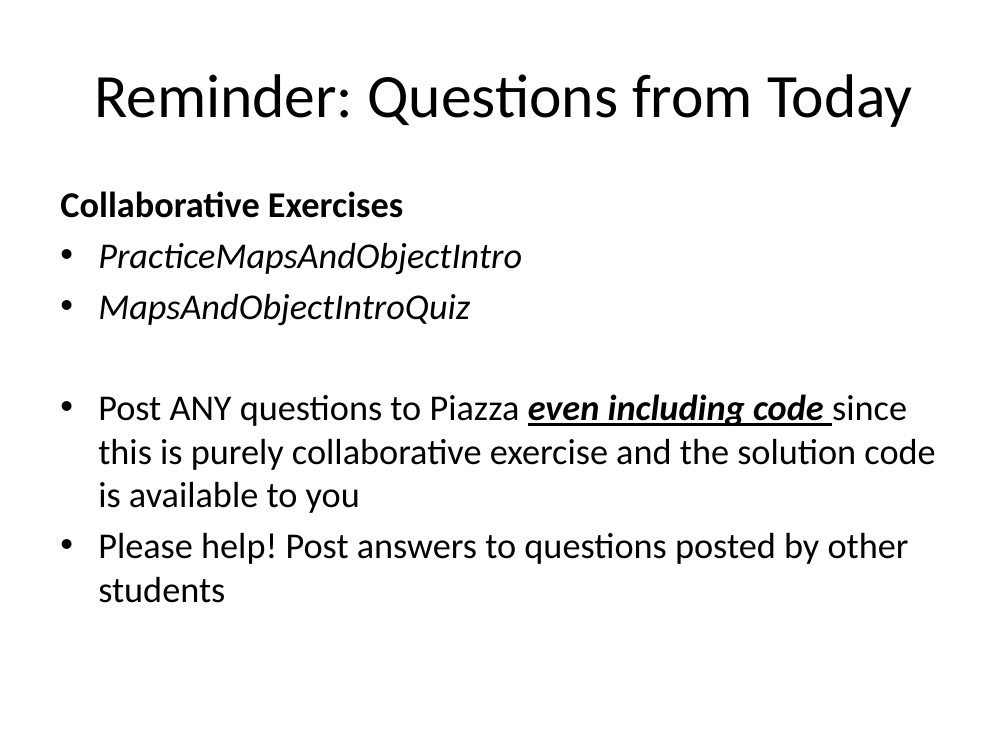
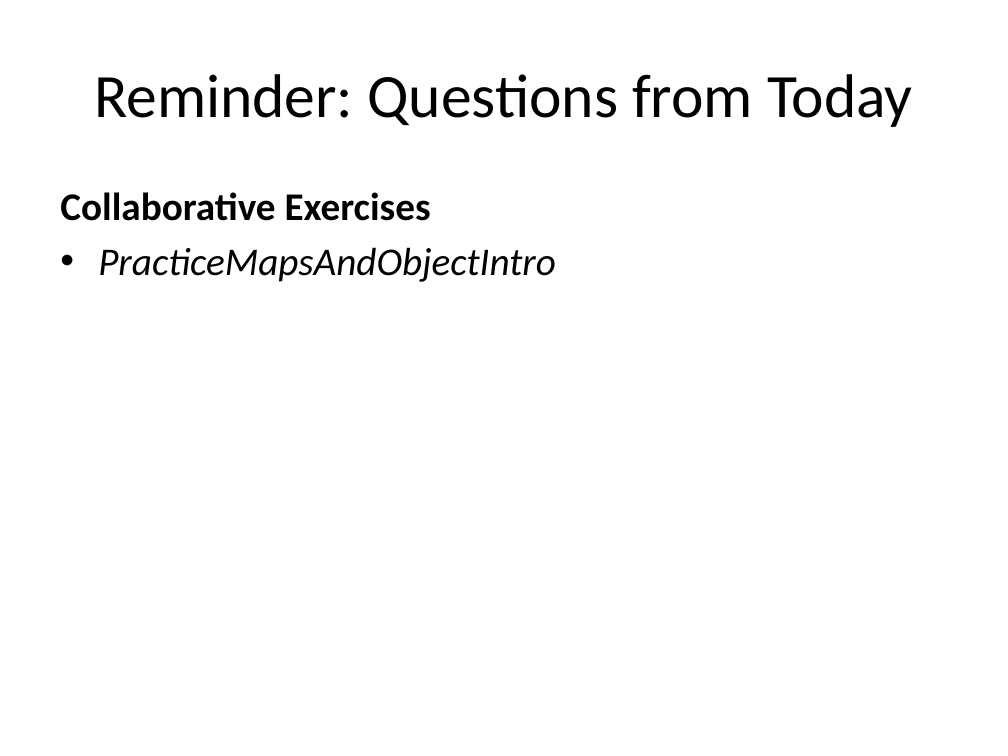
Before and after one commit to RHIT-CSSE/csse220, a slide deck: slide 14 of ClassMaterials/MapsAndObjectIntro/Slides/Part4-Maps.pptx. Drawn at 1008x756 pixels with LibreOffice and Linux fonts; fonts in the diff are those of the drawing. Boxes give left, top, right and bottom in pixels: in the first picture for what was removed or moved away, otherwise in the second. Text is boxed around its words. In the diff, an @@ line names an element or a change of style, - is before the commit and + after.

Commit message:
Update MapsAndObjectIntro slides for IntelliJ

```diff
--- a/ClassMaterials/MapsAndObjectIntro/Slides/Part4-Maps.pptx
+++ b/ClassMaterials/MapsAndObjectIntro/Slides/Part4-Maps.pptx
@@ text "Collaborative Exercises" at <box>60,192,556,282</box>: size 25.9 to 28 pt @@
@@ text at <box>98,293,935,564</box>: paragraphs removed @@
-• MapsAndObjectIntroQuiz
-• Post ANY questions to Piazza even including code since this is purely collaborative exercise and the solution code is available to you
-• Please help! Post answers to questions posted by other students
```
Also in this commit, not shown: 1 other slide changed, 3 other files.
